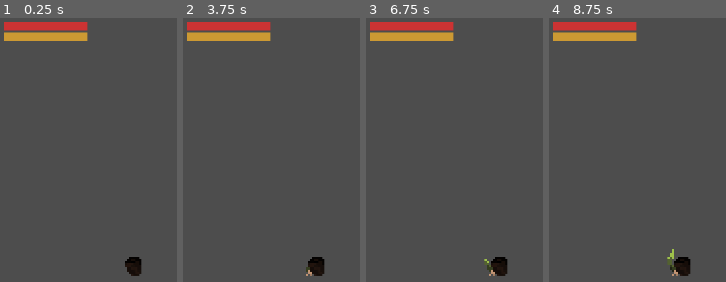
Above: before the commit, frames 1-4 (left to right).
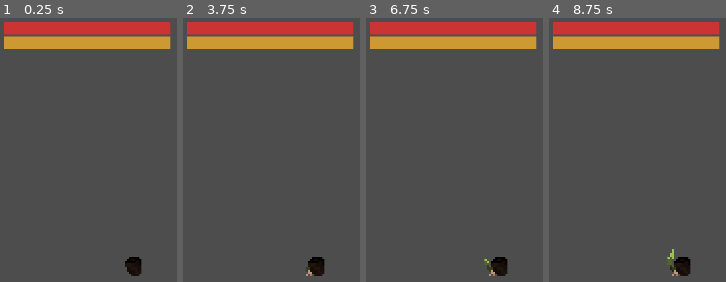
Above: after the commit, the same moments.

Repository: wondertrash/underthesea
Game: Godot game, scene res://lotus.tscn
Two runs of this game, one before a commit and one after it. Both use one fixed random seed, a clock stepped at 60 frames per second and the inputs below.
Inputs:
- Up to frame 1 (0.25 s): no input
- Up to frame 2 (3.75 s): tap Enter at 0.5, 2, 3.5 s; hold Space (grow) 0.53-1.28 s; tap Space (grow) at 1.35, 2.85 s; hold Space (grow) 2.03-2.78 s; hold Space (grow) from 3.53 s (still down)
- Up to frame 3 (6.75 s): release Space (grow) at 4.28 s; tap Space (grow) at 4.35, 5.85 s; hold Space (grow) 5.03-5.78 s; hold Space (grow) from 6.53 s (still down)
- Up to frame 4 (8.75 s): release Space (grow) at 7.28 s; tap Space (grow) at 7.35 s; hold Space (grow) from 8.03 s (still down)

The runs differ from the first frame. In frame 1, 7.3% of the frame differs, in the area x 2-97%, y 1-12%; in frame 2, 7.3%; in frame 3, 7.3%; in frame 4, 7.3%.

Commit message:
bigger health and hunger bar

Diff:
--- a/under-the-sea/resourcestats.gd
+++ b/under-the-sea/resourcestats.gd
@@ -4,26 +4,25 @@
 var hunger_bar: ColorRect
 var health_bg: ColorRect
 var hunger_bg: ColorRect
-var time_label: Label
 func _ready() -> void:
 	var viewport_size = get_viewport().get_visible_rect().size
 	health_bg = ColorRect.new()
 	health_bg.position = Vector2(10, 10)
-	health_bg.size = Vector2(200, 20)
+	health_bg.size = Vector2(400, 30)
 	health_bg.color = Color(0.067, 0.0, 0.619, 1.0)
 	add_child(health_bg)
 	health_bar = ColorRect.new()
 	health_bar.position = Vector2(10, 10)
-	health_bar.size = Vector2(200, 20)
+	health_bar.size = Vector2(400, 30)
 	health_bar.color = Color(0.8, 0.2, 0.2)
 	add_child(health_bar)
 	hunger_bg = ColorRect.new()
-	hunger_bg.position = Vector2(10, 35)
-	hunger_bg.size = Vector2(200, 20)
+	hunger_bg.position = Vector2(10, 45)
+	hunger_bg.size = Vector2(400, 30)
 	hunger_bg.color = Color(0.2, 0.2, 0.2)
 	add_child(hunger_bg)
 	hunger_bar = ColorRect.new()
-	hunger_bar.position = Vector2(10, 35)
-	hunger_bar.size = Vector2(200, 20)
+	hunger_bar.position = Vector2(10, 45)
+	hunger_bar.size = Vector2(400, 30)
 	hunger_bar.color = Color(0.8, 0.6, 0.2)
 	add_child(hunger_bar)
